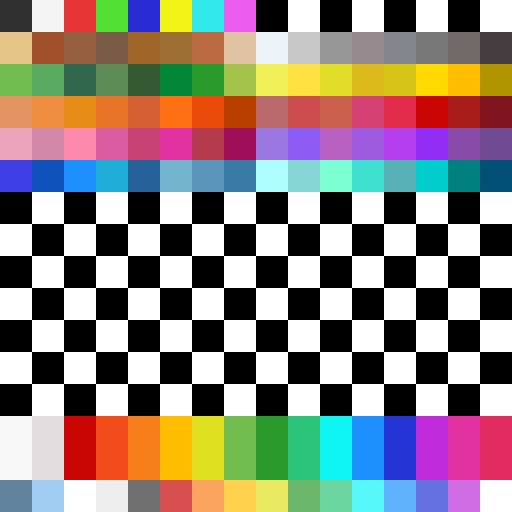
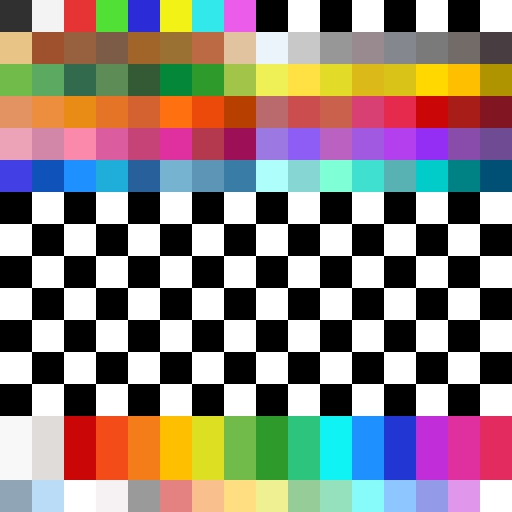
Layer changes from the first 512 x 512 image to the second:
"transparent": opacity 70% → 50% over box(0, 480, 480, 512)
